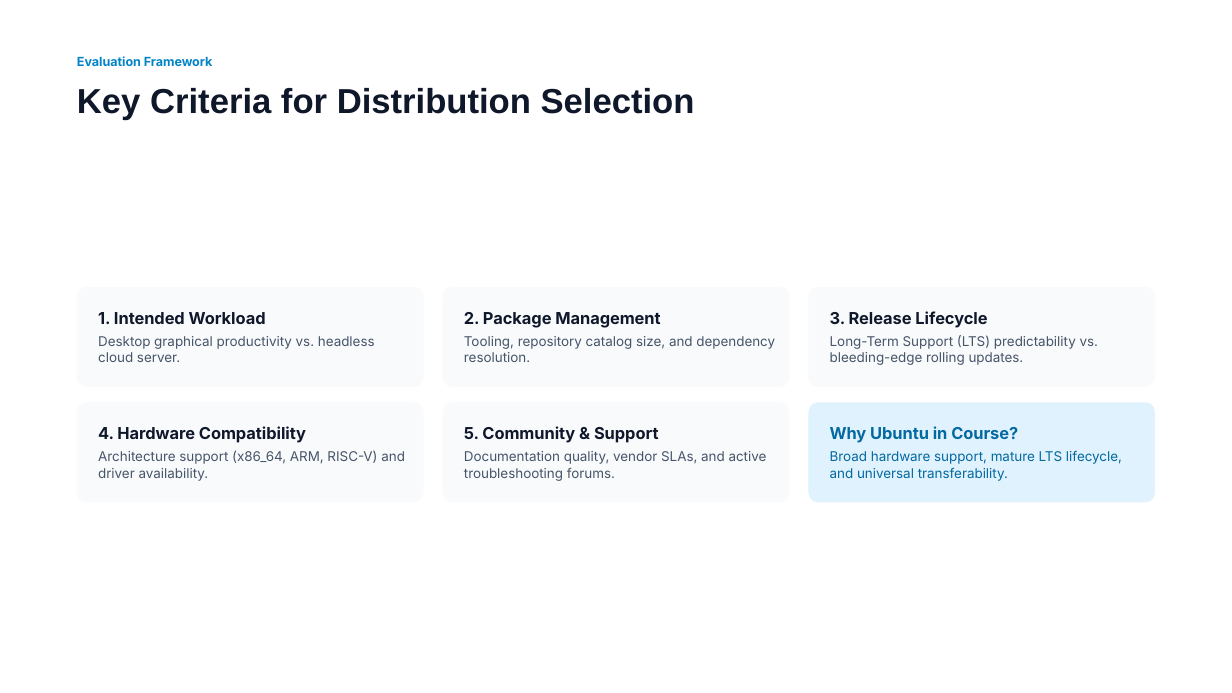
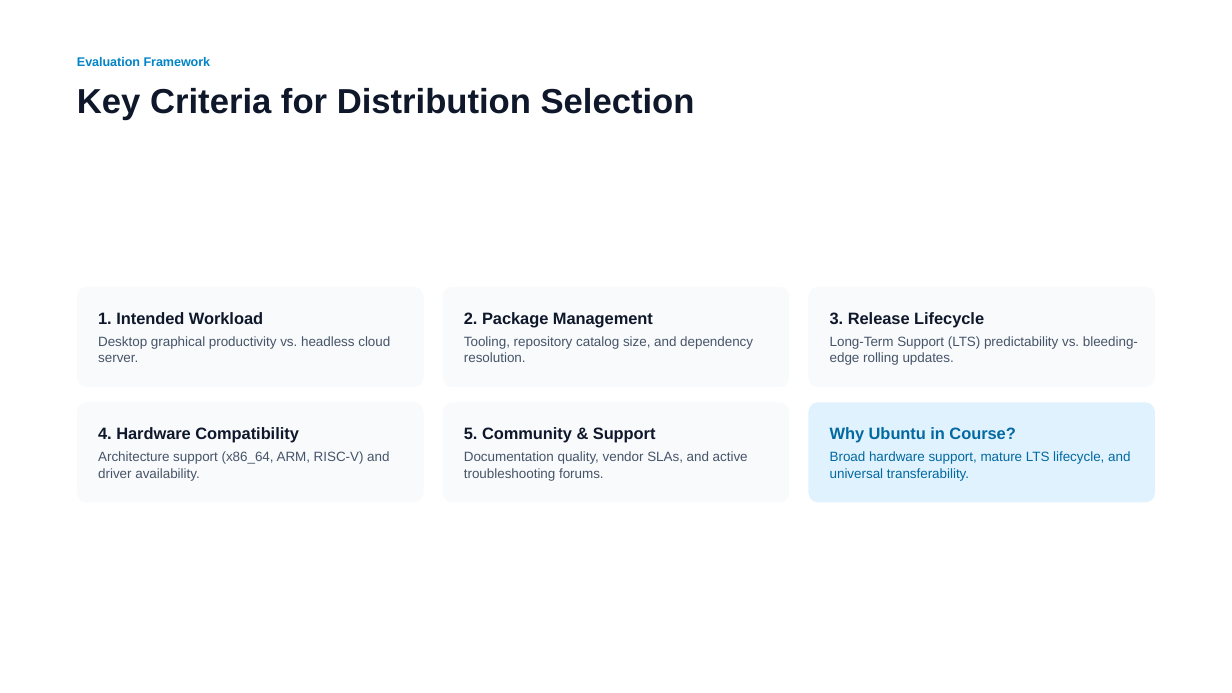
Before and after one commit to flybfree/Linux_Introduction_recovered, a slide deck: slide 12 of Presentation/Lesson 1_ Operating Systems and Linux Fundamentals.pptx (slide 11 before the commit). Drawn at 1232x693 pixels with LibreOffice and Linux fonts; fonts in the diff are those of the drawing. Boxes give left, top, right and bottom in pixels: in the first picture for what was removed or moved away, otherwise in the second. Text is boxed around its words. In the diff, an @@ line names an element or a change of style, - is before the commit and + after.

Commit message:
Repair fonts in remaining Linux lesson presentations

```diff
--- a/Presentation/Lesson 1_ Operating Systems and Linux Fundamentals.pptx
+++ b/Presentation/Lesson 1_ Operating Systems and Linux Fundamentals.pptx
@@ font Inter to Arial in 13 elements at [98, 336, 390, 362], [464, 336, 753, 362], [830, 336, 1138, 365], [98, 451, 389, 481], [464, 451, 748, 481], [830, 451, 1130, 481], [77, 57, 211, 66], [98, 427, 299, 443], [464, 427, 656, 443], [464, 312, 653, 328], [830, 427, 1015, 443], [98, 312, 263, 324], [830, 312, 984, 328] @@
```
Also in this commit, not shown: 16 other slides changed, 2 slides added, 7 other files.
